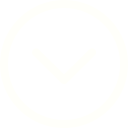
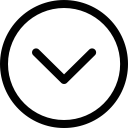
Two versions of the same layered image (128 × 128). Layer-by-layer changes:
pixels changed over [0, 0, 128, 128] (layer not identified)
